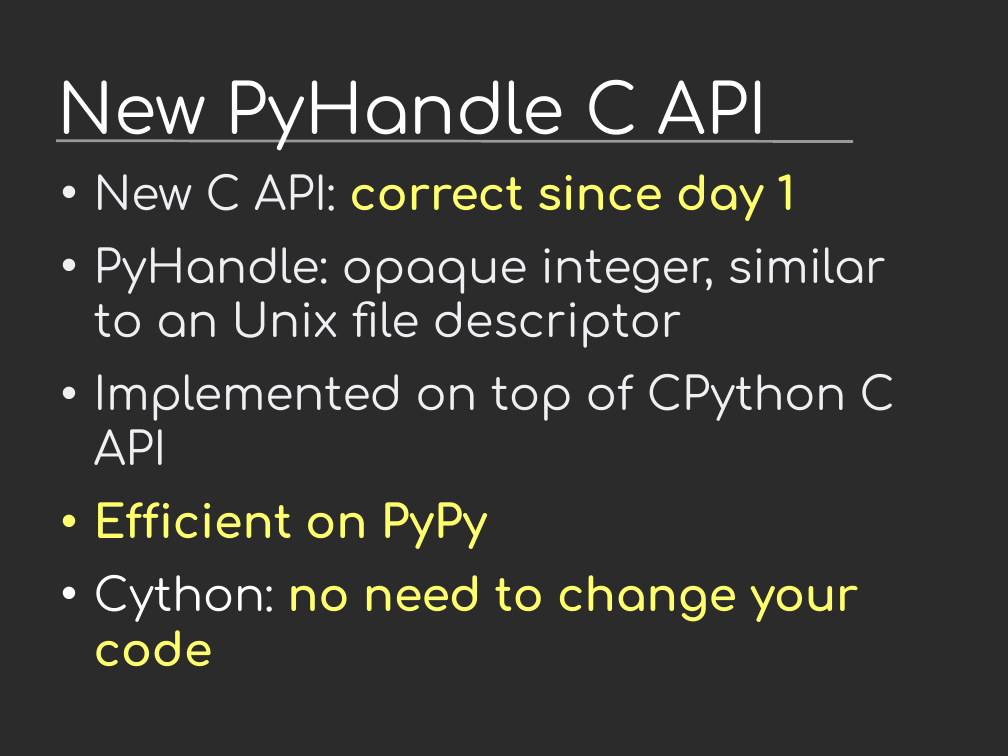
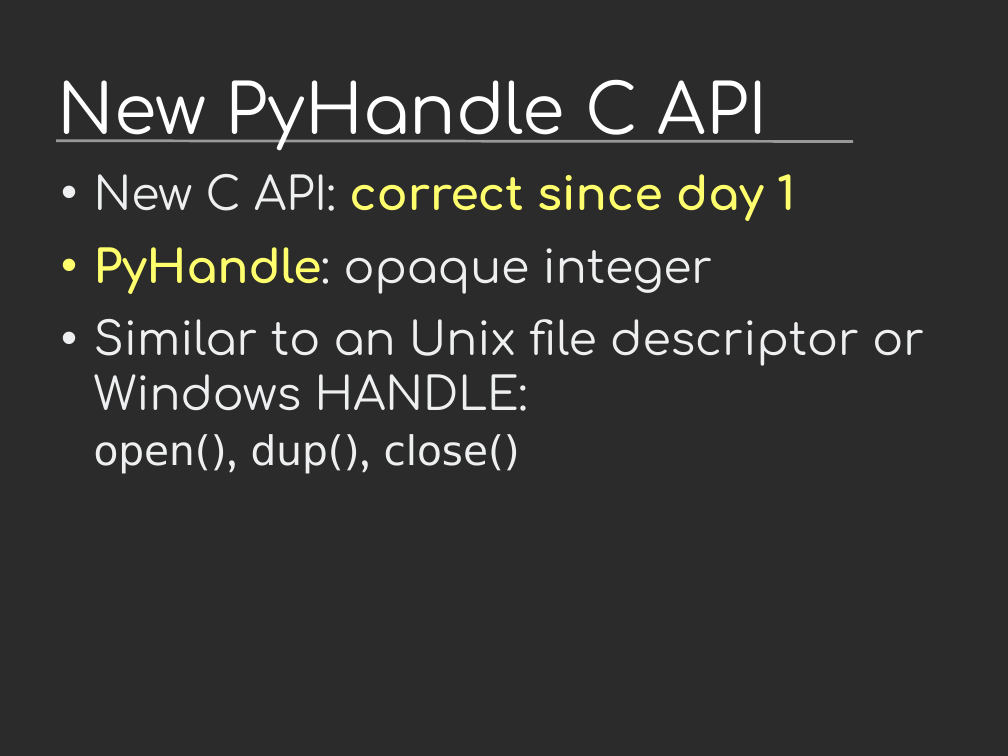
Before and after one commit to vstinner/talks, a slide deck: slide 34 of 2019-EuroPython/python_performance.odp (slide 31 before the commit). Drawn at 1008x756 pixels with LibreOffice and Linux fonts; fonts in the diff are those of the drawing; background and template pictures are left out; a plain dark background stands for a picture behind light text. Boxes give left, top, right and bottom in pixels: in the first picture for what was removed or moved away, otherwise in the second. Text is boxed around its words. In the diff, an @@ line names an element or a change of style, - is before the commit and + after.

```diff
--- a/2019-EuroPython/python_performance.odp
+++ b/2019-EuroPython/python_performance.odp
@@ text at (x1=94, y1=247, x2=924, y2=474): text changed @@
-• PyHandle: opaque integer, similar to an Unix file descriptor
-• Implemented on top of CPython C API
-• Efficient on PyPy
-• Cython: no need to change your code
+• PyHandle: opaque integer
+• Similar to an Unix file descriptor or Windows HANDLE:
+  open(), dup(), close()
```
Also in this commit, not shown: 19 other slides changed, 6 slides added, 1 other file.
